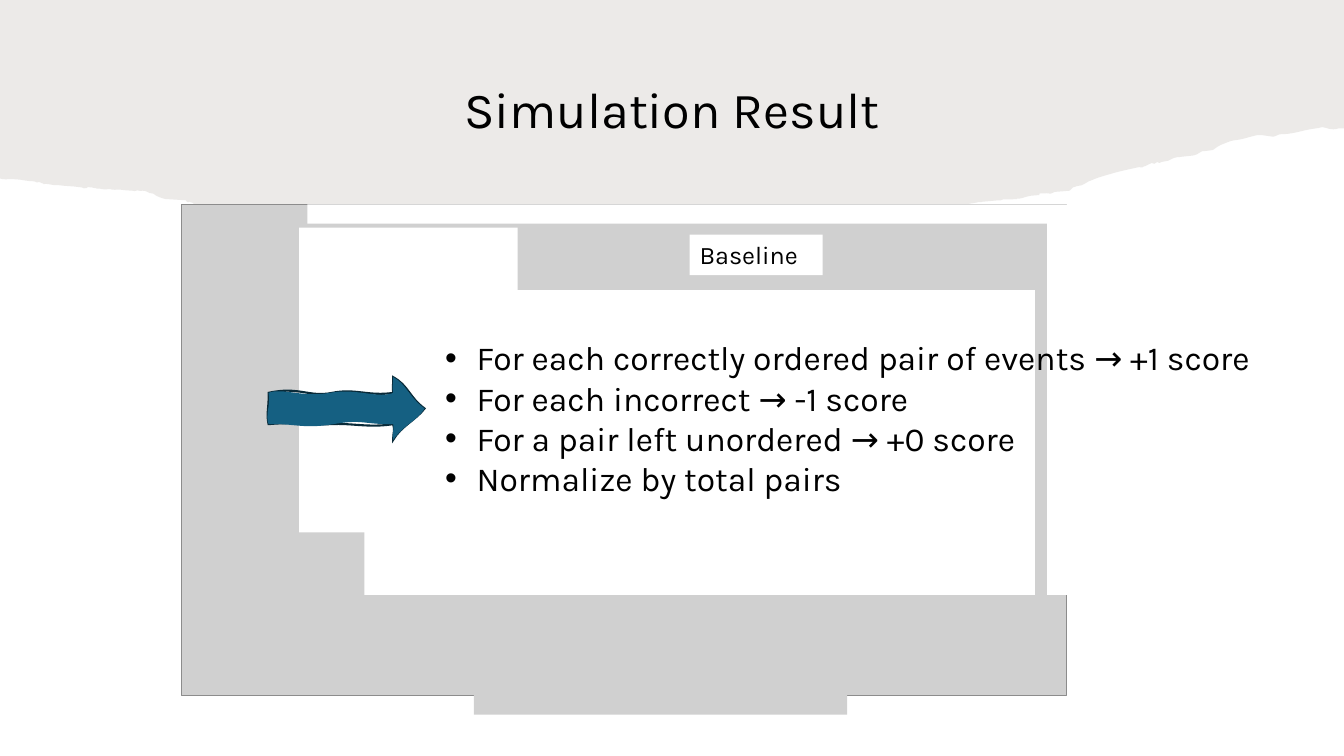
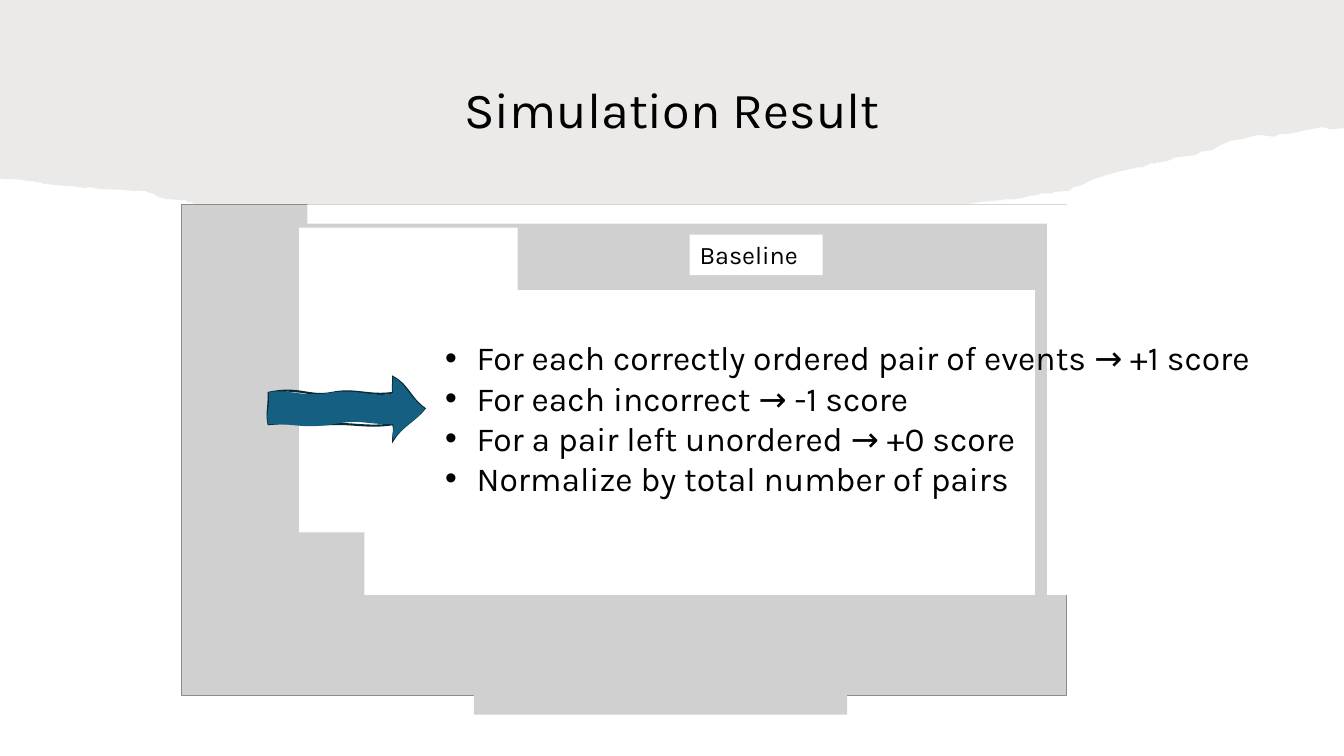
Before and after one commit to HaseebLUMS/Onyx-Presentation, a slide deck: slide 29 of tommy_hotnets_v3.pptx. Drawn at 1344x756 pixels with LibreOffice and Linux fonts; fonts in the diff are those of the drawing; grey boxes stand for pictures. Boxes give left, top, right and bottom in pixels: in the first picture for what was removed or moved away, otherwise in the second. Text is boxed around its words. In the diff, an @@ line names an element or a change of style, - is before the commit and + after.

```diff
--- a/tommy_hotnets_v3.pptx
+++ b/tommy_hotnets_v3.pptx
@@ text at (477,468,1009,500): text changed @@
-• Normalize by total pairs
+• Normalize by total number of pairs
```
Also in this commit, not shown: 9 other slides changed.
